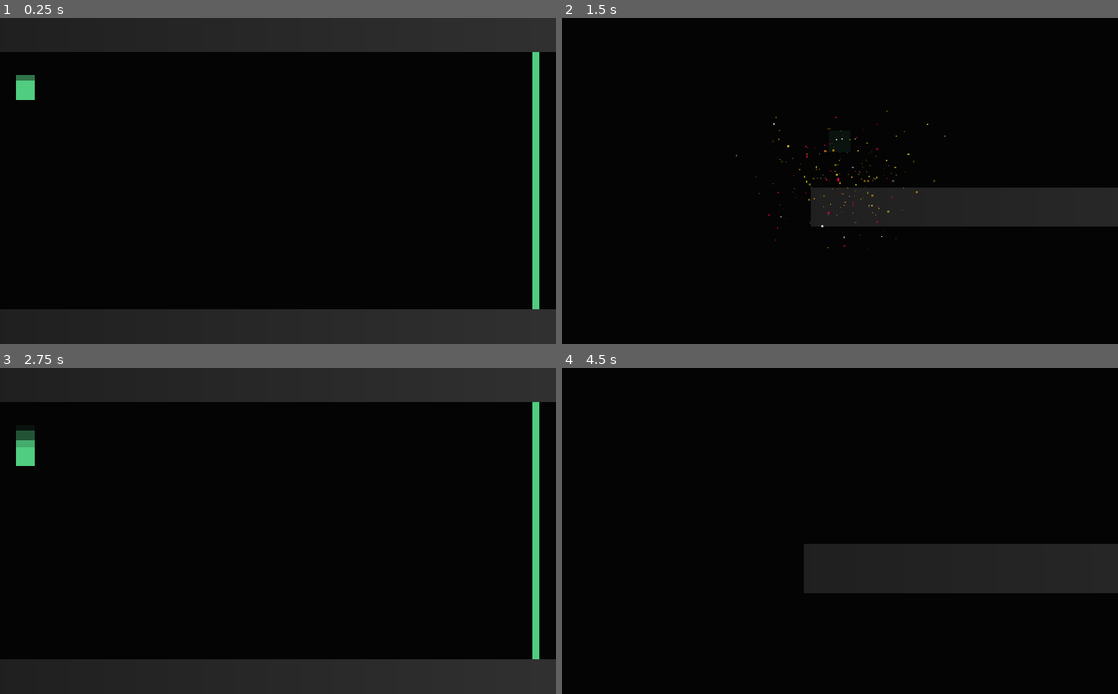
Above: before the commit, frames 1-4 (two rows, left to right).
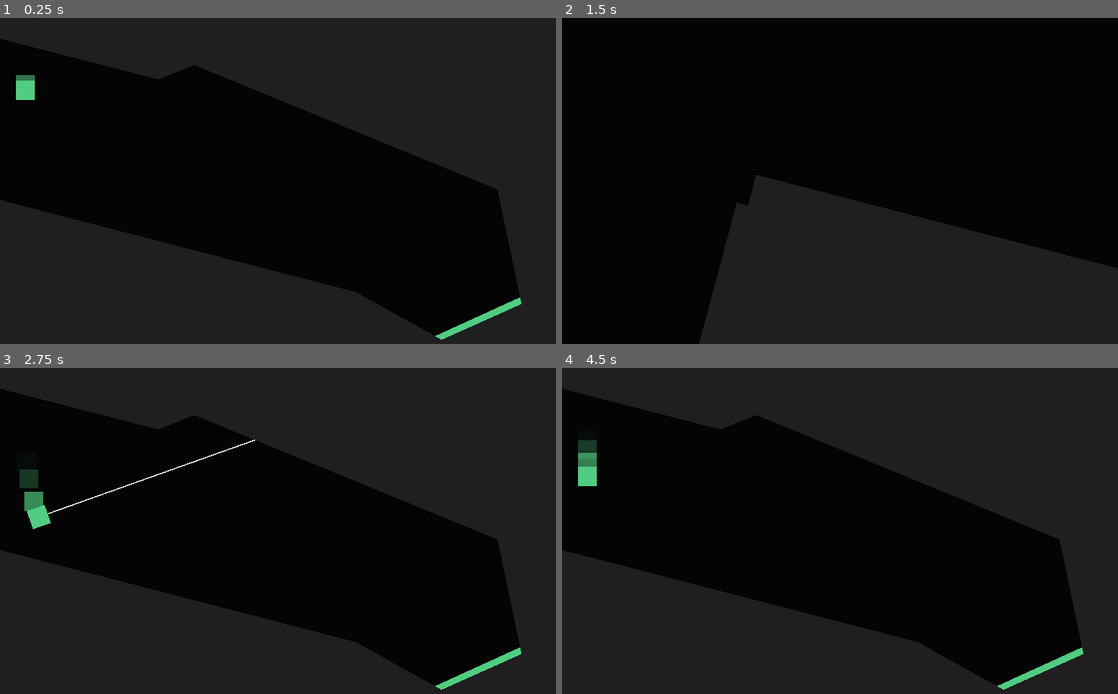
Above: after the commit, the same moments.

Repository: MrEliptik/godot_experiments
Game: Godot game, scene res://game.tscn
The game is run twice, just before and just after one commit, with the same random seed, the same clock (stepped at 60 frames per second) and the same inputs.
Inputs (mouse positions are in pixels of both pictures, inside the frame that each line leads up to):
- Up to frame 1 (0.25 s): no input
- Up to frame 2 (1.5 s): move the mouse to (962, 164) at 0.52 s; click (962, 164) at 0.67 s; move the mouse to (728, 197) at 1.27 s; click (728, 197) at 1.42 s
- Up to frame 3 (2.75 s): move the mouse to (333, 459) at 2.02 s; click (333, 459) at 2.17 s
- Up to frame 4 (4.5 s): move the mouse to (812, 596) at 2.77 s; click (812, 596) at 2.92 s; move the mouse to (1006, 579) at 3.52 s; click (1006, 579) at 3.67 s; move the mouse to (673, 482) at 4.27 s; click (673, 482) at 4.42 s

The runs differ from the first frame. In frame 1, 35% of the frame differs, in the area x 0-100%, y 0-99%; in frame 2, 31%; in frame 3, 36%; in frame 4, 60%, in the area x 0-100%, y 0-100%.

Commit message:
[hang] load current level at ready()

Diff:
--- a/2D/hang/game.gd
+++ b/2D/hang/game.gd
@@ -8,14 +8,15 @@
 onready var camera = $Camera2D
 onready var player_camera = $Player/Camera2D
 
-var curr_level_nb = 0
+var curr_level_nb = 3
 
 # Called when the node enters the scene tree for the first time.
 func _ready():
+	load_level("res://levels/level_" +str(curr_level_nb)+ ".tscn")
 	player.connect("anchor", self, "on_anchor")
 	player.connect("free", self, "on_free")
 	player.connect("die", self, "on_die")
-	levels.get_child(0).get_node("Goal").connect("body_entered", self, "_on_Goal_body_entered")
+	#levels.get_child(0).get_node("Goal").connect("body_entered", self, "_on_Goal_body_entered")
 
 func on_anchor(point, collider):
 	# First, remove the joint
@@ -34,6 +35,18 @@
 	curr_level_nb += 1
 	print("level_"+str(curr_level_nb))
 	var lvl = load("res://levels/level_" +str(curr_level_nb)+ ".tscn")
+	if lvl == null: return
+	# Remove curr level
+	if levels.get_child_count() > 0:
+		var to_remove = levels.get_child(0)
+		levels.call_deferred("remove_child", to_remove)
+	# Add next level
+	var level = lvl.instance()
+	level.connect("ready", self, "on_level_ready")
+	levels.call_deferred("add_child", level)
+
+func load_level(level_str):
+	var lvl = load(level_str)
 	# Remove curr level
 	if levels.get_child_count() > 0:
 		var to_remove = levels.get_child(0)
--- a/2D/hang/game.tscn
+++ b/2D/hang/game.tscn
@@ -1,9 +1,8 @@
-[gd_scene load_steps=7 format=2]
+[gd_scene load_steps=6 format=2]
 
 [ext_resource path="res://player.tscn" type="PackedScene" id=1]
 [ext_resource path="res://game.gd" type="Script" id=2]
 [ext_resource path="res://winScreen.tscn" type="PackedScene" id=3]
-[ext_resource path="res://levels/level_0.tscn" type="PackedScene" id=4]
 [ext_resource path="res://camera2D.gd" type="Script" id=5]
 [ext_resource path="res://sounds/sfx/win.ogg" type="AudioStream" id=6]
 
@@ -18,8 +17,6 @@
 [node name="Tween" type="Tween" parent="Camera2D"]
 
 [node name="Levels" type="Node" parent="."]
-
-[node name="Level_0" parent="Levels" instance=ExtResource( 4 )]
 
 [node name="PlayerPos" type="Node2D" parent="."]
 position = Vector2( 47.6454, 118.56 )
